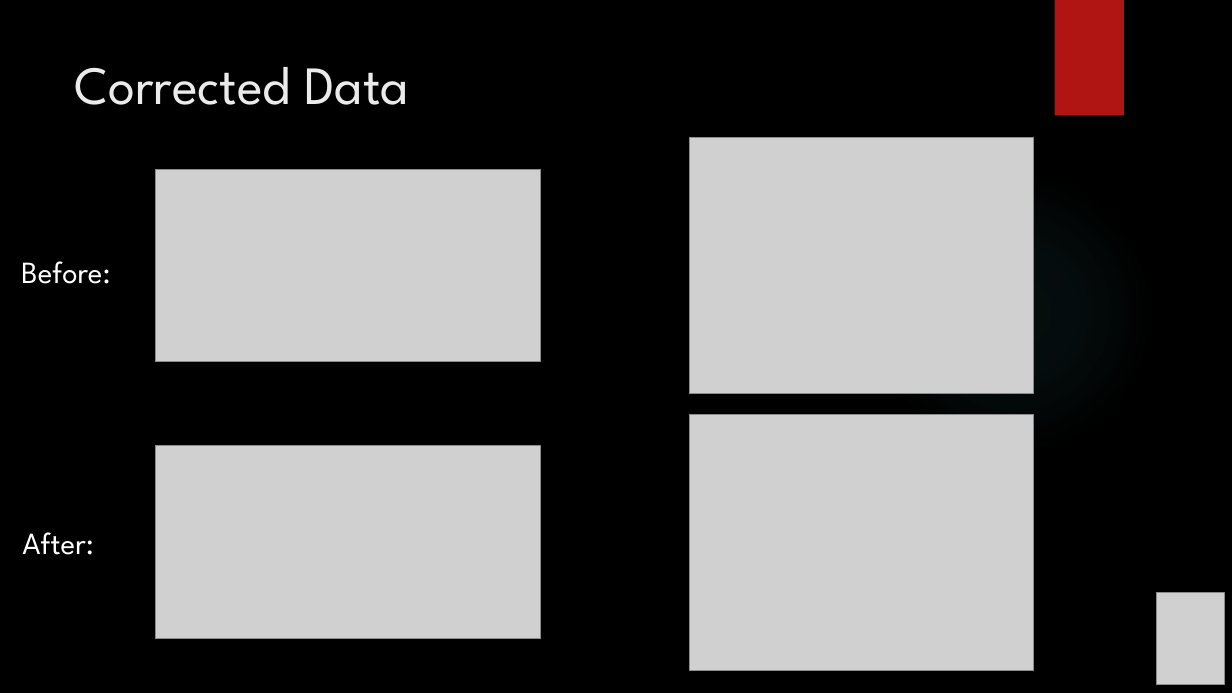
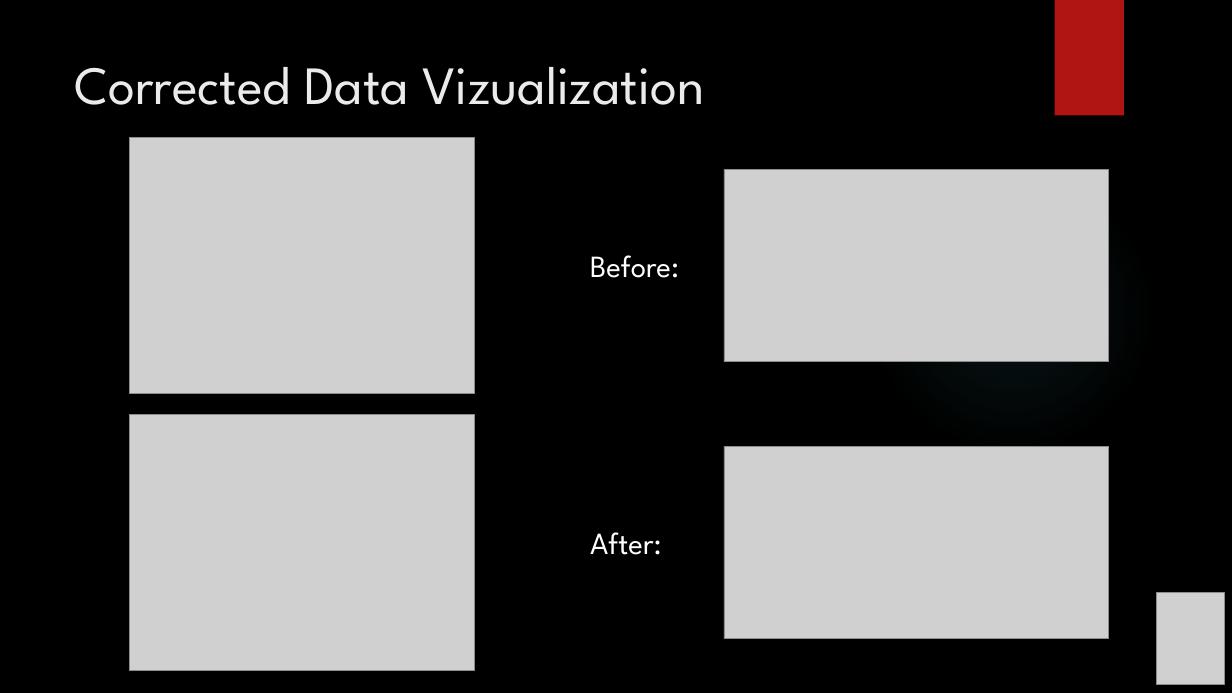
Before and after one commit to exoworlds/clio2016-2017, a slide deck: slide 8 of notes/symposium_presentation.pptx (slide 9 before the commit). Drawn at 1232x693 pixels with LibreOffice and Linux fonts; fonts in the diff are those of the drawing; grey boxes stand for pictures; background and template pictures are left out. Boxes give left, top, right and bottom in pixels: in the first picture for what was removed or moved away, otherwise in the second. Text is boxed around its words. In the diff, an @@ line names an element or a change of style, - is before the commit and + after.

```diff
--- a/notes/symposium_presentation.pptx
+++ b/notes/symposium_presentation.pptx
@@ title at bbox=[75, 67, 705, 105]: text changed @@
-Corrected Data
+Corrected Data Vizualization
@@ picture: place and size @@
-picture at bbox=[689, 138, 1034, 394]
+picture at bbox=[130, 138, 475, 394]
@@ text "Before:": place and size @@
-text "Before:" at bbox=[21, 261, 110, 284]
+text "Before:" at bbox=[590, 255, 679, 278]
@@ picture: place and size @@
-picture at bbox=[689, 414, 1034, 670]
+picture at bbox=[130, 414, 475, 670]
@@ 2 pictures, 1 text: place and size @@
-2 pictures, 1 text at bbox=[22, 169, 541, 639]
+2 pictures, 1 text at bbox=[590, 169, 1110, 639]
```
Also in this commit, not shown: 4 other slides changed, 1 slide added, 1 slide removed, 1 other file.
